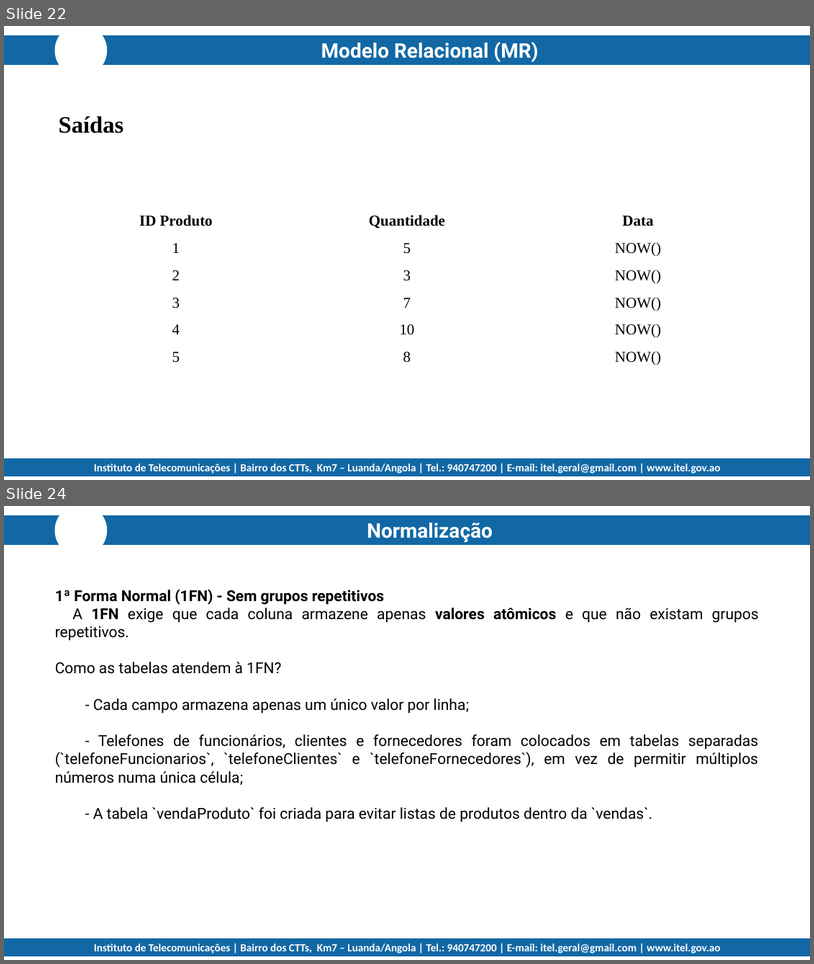
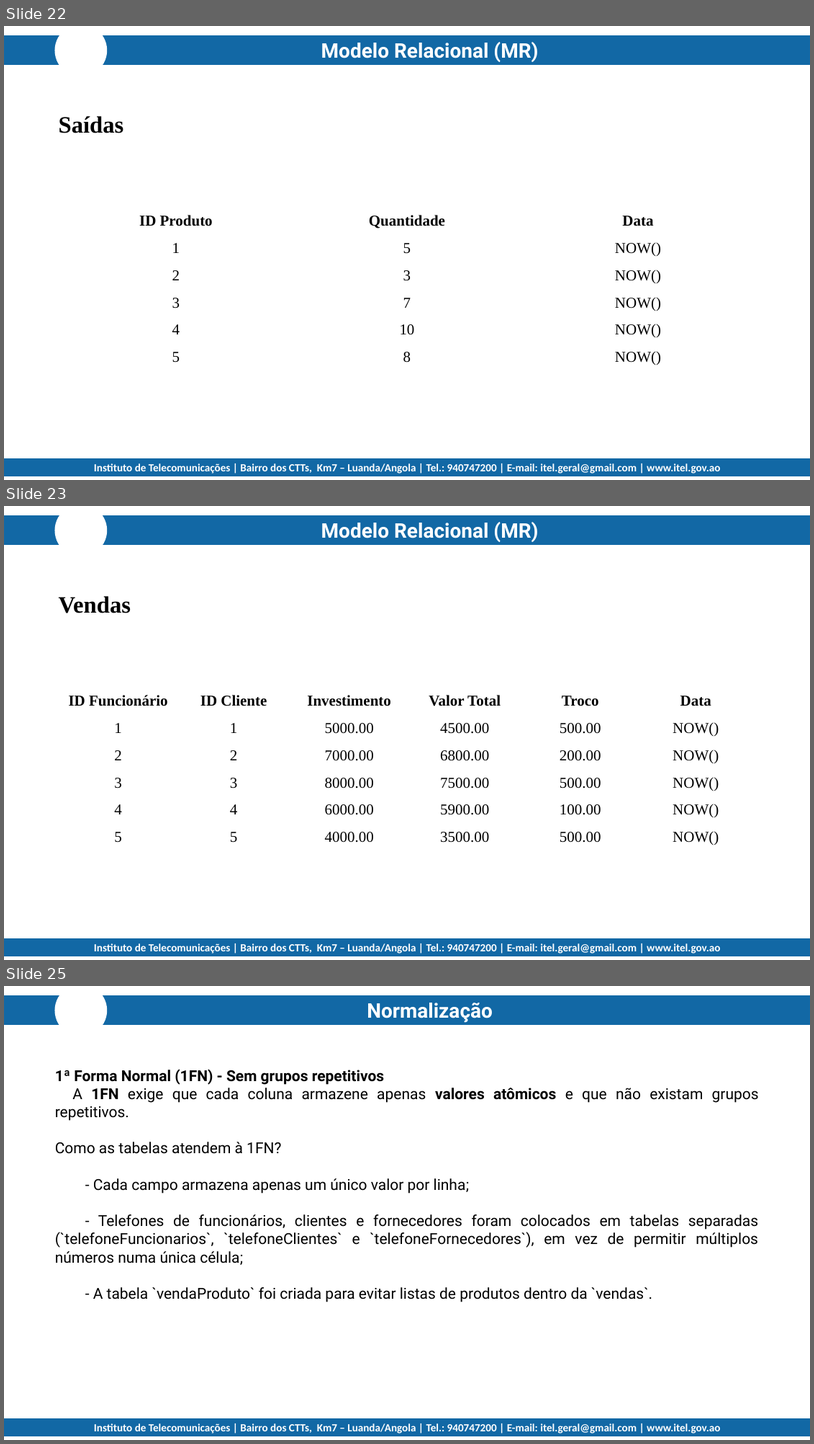
Before and after one commit to jedin01/tumbadas, a slide deck: projeto_coletivo/M_5_Fase3.pptx. Shown one above the other, each under a label of ours: slides 22 and 24 before the commit, slides 22, 23 and 25 after it; the slides between them are not shown. The pictures are 814x964 and 814x1444 pixels, drawn with LibreOffice and Linux fonts; fonts in the diff are those of the drawing; background and template pictures are left out. Boxes give left, top, right and bottom in pixels: in the first picture for what was removed or moved away, otherwise in the second. Text is boxed around its words. In the diff, an @@ line names an element or a change of style, - is before the commit and + after.

```diff
--- a/projeto_coletivo/M_5_Fase3.pptx
+++ b/projeto_coletivo/M_5_Fase3.pptx
@@ slide 23 added at (4,506,810,960), background #FFFFFF; not listed: 4 template elements that a slide beside it also shows @@
@@ text added at (322,522,538,542), 24 pt, text #FFFFFF, bold @@
+Modelo Relacional (MR)
@@ text added at (59,596,131,613), 28 pt, text #000000, bold @@
+Vendas
@@ table added at (60,682,754,848), 6 rows, 6 columns @@
+ID Funcionário | ID Cliente | Investimento | Valor Total | Troco | Data
+1 | 1 | 5000.00 | 4500.00 | 500.00 | NOW()
+2 | 2 | 7000.00 | 6800.00 | 200.00 | NOW()
+3 | 3 | 8000.00 | 7500.00 | 500.00 | NOW()
+4 | 4 | 6000.00 | 5900.00 | 100.00 | NOW()
+5 | 5 | 4000.00 | 3500.00 | 500.00 | NOW()
@@ what was slide 24 is now slide 25 @@
```
Also in this commit, not shown: 1 slide changed.
